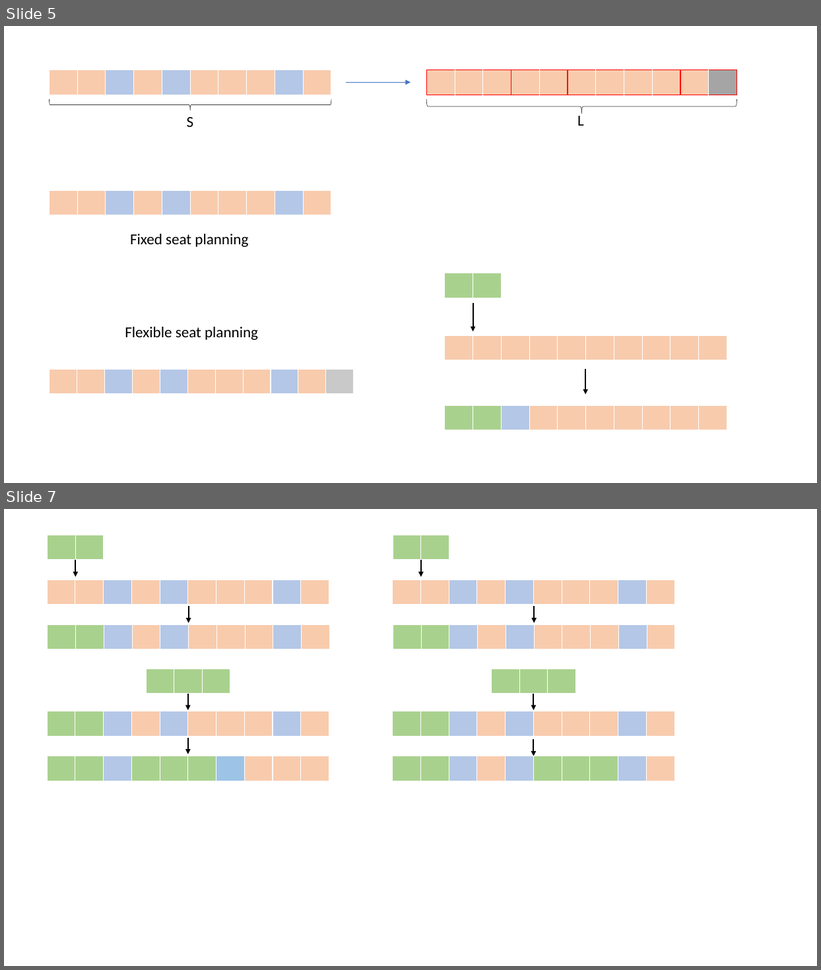
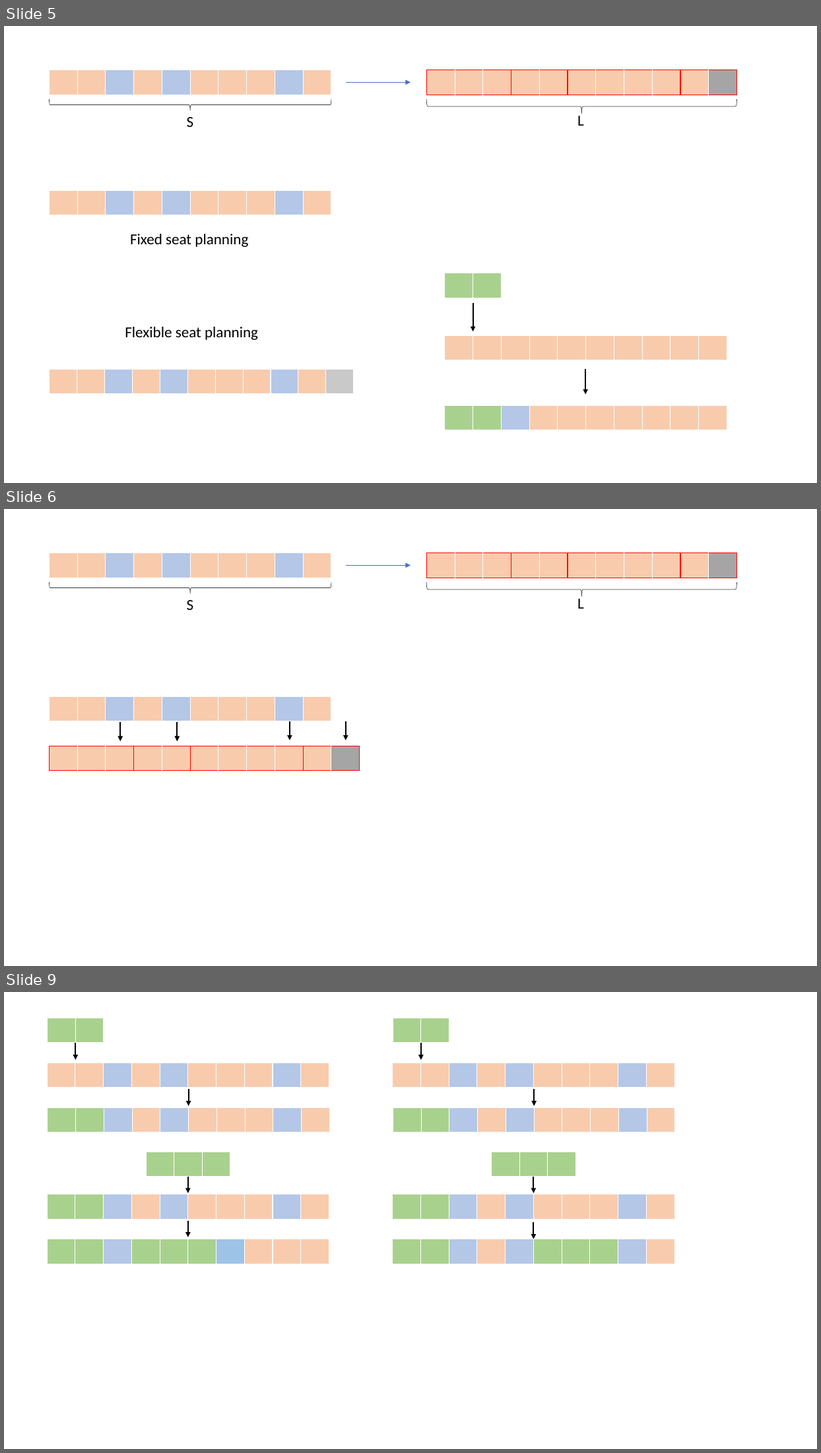
Before and after one commit to Dis-count/HKUST_TOPIC, a slide deck: Dissertation/Beamer/test.pptx. Shown one above the other, each under a label of ours: slides 5 and 7 before the commit, slides 5, 6 and 9 after it; the slides between them are not shown. The pictures are 821x970 and 821x1453 pixels, drawn with LibreOffice and Linux fonts; fonts in the diff are those of the drawing. Boxes give left, top, right and bottom in pixels: in the first picture for what was removed or moved away, otherwise in the second. Text is boxed around its words. In the diff, an @@ line names an element or a change of style, - is before the commit and + after.

```diff
--- a/Dissertation/Beamer/test.pptx
+++ b/Dissertation/Beamer/test.pptx
@@ slide 6 added at [4,509,817,966], background #FFFFFF @@
@@ table added at [49,553,330,578], 1 rows, 10 columns @@
+ |  |  |  |  |  |  |  |  | 
@@ arrow added from (346, 565) to (411, 565), #4472C4 0.5 pt @@
@@ table added at [426,553,735,578], 1 rows, 11 columns @@
+ |  |  |  |  |  |  |  |  |  | 
@@ left brace added at [49,582,331,593], outline #3B3838 0.5 pt @@
@@ left brace added at [427,582,737,597], outline #3B3838 0.5 pt @@
@@ text added at [187,600,194,610], 18 pt, text #000000 @@
+S
@@ text added at [578,596,584,609], 18 pt, text #000000 @@
+L
@@ table added at [49,697,330,722], 1 rows, 10 columns @@
+ |  |  |  |  |  |  |  |  | 
@@ arrow added from (121, 722) to (121, 741), #000000 1.5 pt @@
@@ arrow added from (177, 722) to (177, 741), #000000 1.5 pt @@
@@ arrow added from (290, 722) to (290, 740), #000000 1.5 pt @@
@@ arrow added from (346, 722) to (346, 740), #000000 1.5 pt @@
@@ table added at [49,747,358,771], 1 rows, 11 columns @@
+ |  |  |  |  |  |  |  |  |  | 
@@ what was slide 7 is now slide 9 @@
```
Also in this commit, not shown: 2 slides changed, 1 other slide added, 38 other files.
